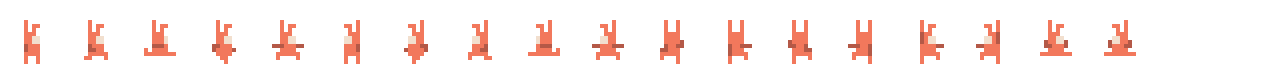
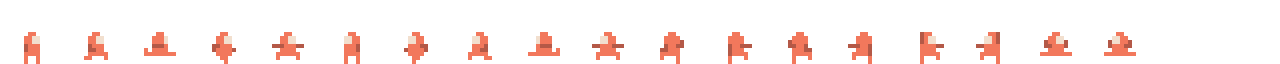
Comparing the layer stacks of the two (1280, 64) images. Changes:
hid "tilda-bunny" over [24, 20, 1128, 36]
showed "tilda" over [24, 32, 1128, 36]
